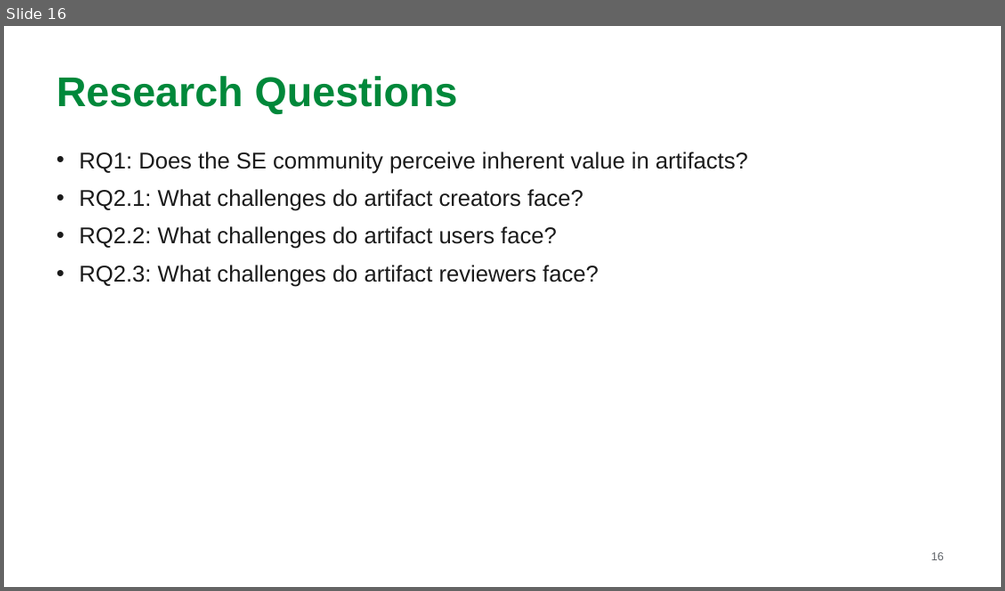
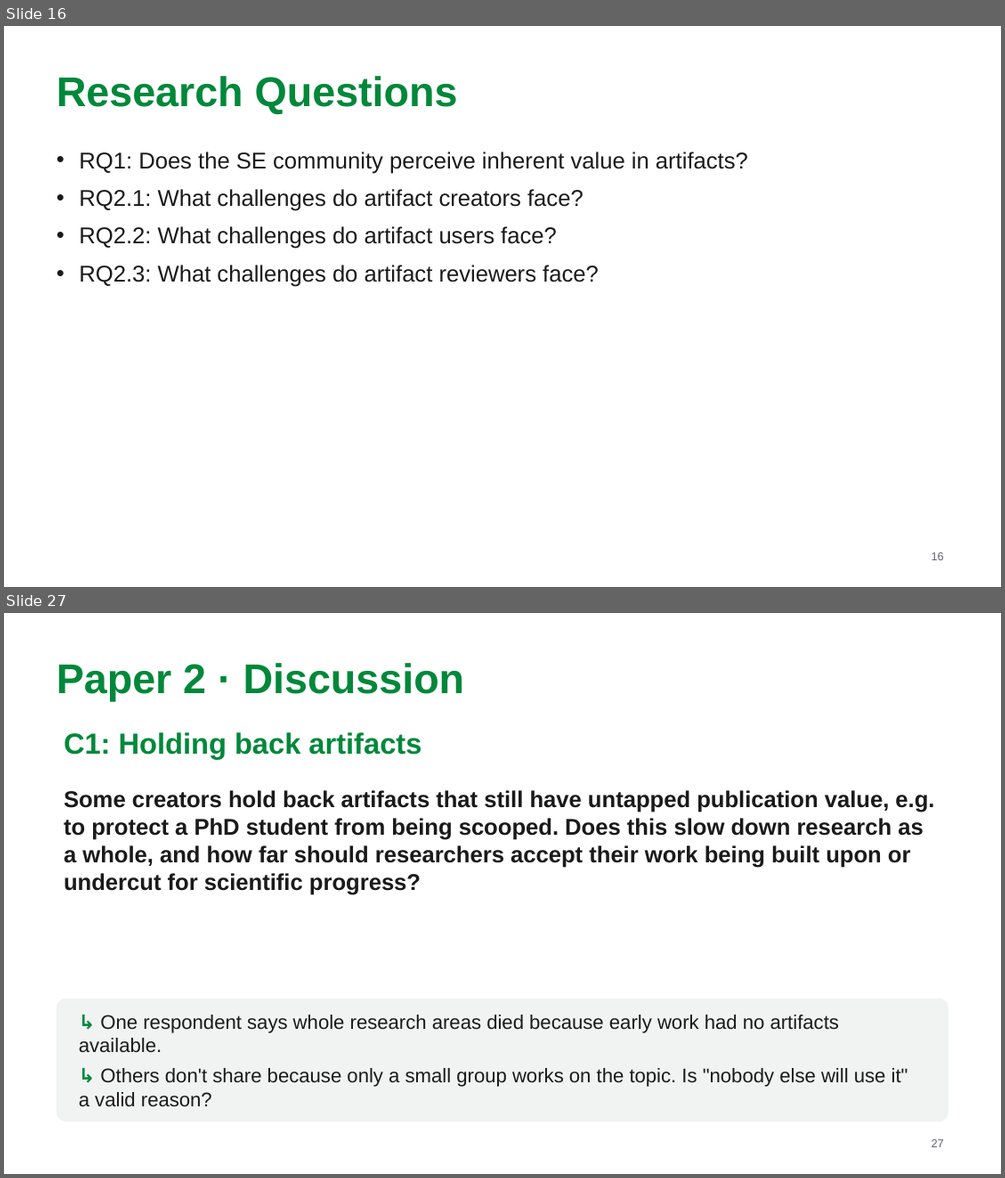
Before and after one commit to MarkAndreDuesing/Reprod_Docs_And_Notes, a slide deck: Vorl_2/slides/lecture2-team-paper2.pptx. Shown one above the other, each under a label of ours: slide 16 before the commit, slides 16 and 27 after it; the slides between them are not shown. The pictures are 1005x591 and 1005x1178 pixels, drawn with LibreOffice and Linux fonts; fonts in the diff are those of the drawing. Boxes give left, top, right and bottom in pixels: in the first picture for what was removed or moved away, otherwise in the second. Text is boxed around its words. In the diff, an @@ line names an element or a change of style, - is before the commit and + after.

```diff
--- a/Vorl_2/slides/lecture2-team-paper2.pptx
+++ b/Vorl_2/slides/lecture2-team-paper2.pptx
@@ slide 27 added at (x1=4, y1=613, x2=1001, y2=1174), background #FFFFFF @@
@@ text added at (x1=57, y1=663, x2=465, y2=701), 40 pt, text #00883A, bold @@
+Paper 2 · Discussion
@@ text added at (x1=64, y1=732, x2=421, y2=759), 28 pt, text #00883A, bold @@
+C1: Holding back artifacts
@@ text added at (x1=64, y1=790, x2=934, y2=895), 22 pt, text #1A1A1A, bold @@
+Some creators hold back artifacts that still have untapped publication value, e.g. to protect a PhD student from being scooped. Does this slow down research as a whole, and how far should researchers accept their work being built upon or undercut for scientific progress?
@@ rounded rectangle added at (x1=57, y1=998, x2=948, y2=1121), fill #F1F3F2 @@
@@ text added at (x1=79, y1=1014, x2=908, y2=1107), 19 pt, text #1A1A1A @@
+↳ One respondent says whole research areas died because early work had no artifacts available.
+↳ Others don't share because only a small group works on the topic. Is "nobody else will use it" a valid reason?
@@ page number added at (x1=931, y1=1139, x2=944, y2=1147), 11 pt, text #5F6368 @@
+27
```
Also in this commit, not shown: 19 slides changed, 17 other slides added, 1 slide removed, 2 other files.
